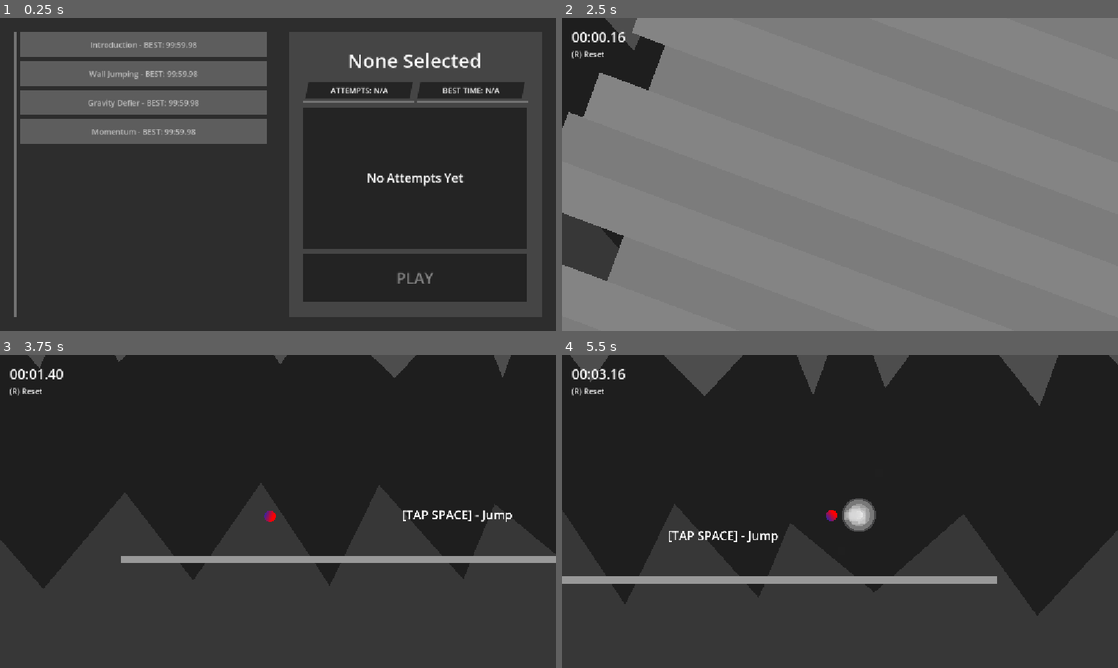
Above: before the commit, frames 1-4 (two rows, left to right).
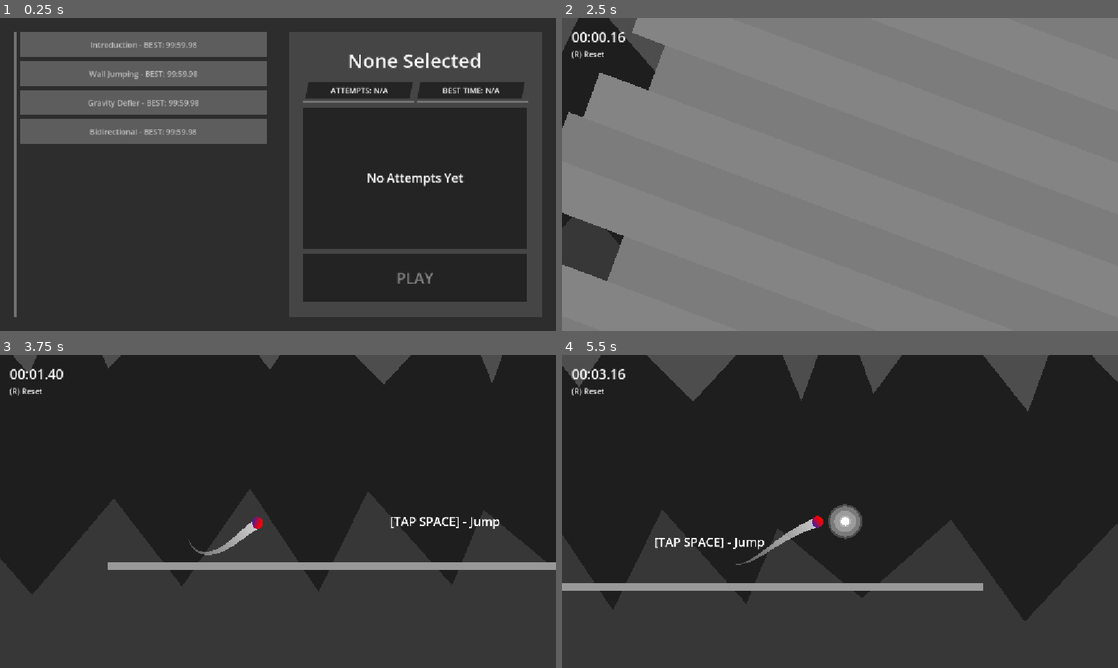
Above: after the commit, the same moments.

Repository: appellatebaton0/wierd-jam
Game: Godot game, scene res://Scenes/Main.tscn
Same seed, same stepped clock (60 frames per second), same inputs: the game is played once before the commit and once after it.
Inputs:
- Up to frame 1 (0.25 s): no input
- Up to frame 2 (2.5 s): click "Introduction - BEST: 99:59.98" at 0.5 s; click "PLAY" at 1.25 s; click "PLAY" at 2 s
- Up to frame 3 (3.75 s): tap Space (Jump) at 2.75, 3.02, 3.5 s; hold W 2.78-3.53 s
- Up to frame 4 (5.5 s): tap Space (Jump) at 3.77, 4.25, 5, 5.27 s; hold W from 4.28 s (still down)

The runs differ from the first frame. In frame 1, 0.2% of the frame differs, in the area x 16-36%, y 35-38%; in frame 2, 0.6%; in frame 3, 9.0%; in frame 4, 11%, in the area x 0-100%, y 0-85%.

Commit message:
h15 - Trails & Particles
Fixed the goal particles, since they were NOT setup right, and made some tweaks to them.
Added a trail to the player, to emphasize its movement.

Diff:
--- a/Scenes/BaseLevel.tscn
+++ b/Scenes/BaseLevel.tscn
@@ -6,6 +6,14 @@
 [ext_resource type="PackedScene" uid="uid://dsu8ksqadgaqx" path="res://Scenes/Player.tscn" id="3_vwn5f"]
 [ext_resource type="Script" uid="uid://5v4fcc34jkgn" path="res://Scripts/DeathBorder.gd" id="6_3o770"]
 [ext_resource type="PackedScene" uid="uid://b40yvgijtwdv0" path="res://Scenes/Goal.tscn" id="7_6nn83"]
+[ext_resource type="Script" uid="uid://bd2htsg8qu1b0" path="res://Scripts/PlayerTrail.gd" id="7_yqp1w"]
+
+[sub_resource type="Curve" id="Curve_yqp1w"]
+_data = [Vector2(0, 1), 0.0, -0.8429971, 0, 0, Vector2(0.99081373, 0.020764232), -0.92043436, 0.0, 0, 0]
+point_count = 2
+
+[sub_resource type="Gradient" id="Gradient_yqp1w"]
+colors = PackedColorArray(1, 1, 1, 0.76608187, 1, 1, 1, 0.19824052)
 
 [node name="Level" type="Node" unique_id=1515485159]
 script = ExtResource("1_1hb7a")
@@ -59,6 +67,17 @@
 zoom = Vector2(0.5, 0.5)
 script = ExtResource("2_6nn83")
 
+[node name="PlayerTrail" type="Line2D" parent="." unique_id=2010338108]
+points = PackedVector2Array(-313, 239)
+width = 40.0
+width_curve = SubResource("Curve_yqp1w")
+default_color = Color(1, 1, 1, 0.28235295)
+gradient = SubResource("Gradient_yqp1w")
+joint_mode = 2
+script = ExtResource("7_yqp1w")
+count = 32
+lerp_amount = 0.5
+
 [node name="Player" parent="." unique_id=993666105 instance=ExtResource("3_vwn5f")]
 position = Vector2(217, -906)
 
--- a/Scenes/Goal.tscn
+++ b/Scenes/Goal.tscn
@@ -1,6 +1,34 @@
 [gd_scene format=3 uid="uid://b40yvgijtwdv0"]
 
 [ext_resource type="Script" uid="uid://bhc2qeqhghvs3" path="res://Scripts/Goal.gd" id="1_7hjqj"]
+
+[sub_resource type="Gradient" id="Gradient_7hjqj"]
+offsets = PackedFloat32Array(1)
+colors = PackedColorArray(0.85, 0.85, 0.85, 0.4)
+
+[sub_resource type="GradientTexture2D" id="GradientTexture2D_ugxcw"]
+gradient = SubResource("Gradient_7hjqj")
+width = 32
+height = 32
+
+[sub_resource type="Curve" id="Curve_kmleq"]
+_data = [Vector2(0, 0), 0.0, 0.0, 0, 0, Vector2(0.10942249, 1), 0.0, 0.0, 0, 0, Vector2(0.5851064, 0.7485269), -1.1981006, -1.1981006, 0, 0, Vector2(1, 0), 0.0, 0.0, 0, 0]
+point_count = 4
+
+[sub_resource type="CurveTexture" id="CurveTexture_hlgd5"]
+curve = SubResource("Curve_kmleq")
+
+[sub_resource type="ParticleProcessMaterial" id="ParticleProcessMaterial_fn8i1"]
+particle_flag_disable_z = true
+spread = 180.0
+initial_velocity_min = 465.84
+initial_velocity_max = 903.0
+orbit_velocity_min = 0.0660001
+orbit_velocity_max = 0.1970001
+gravity = Vector3(0, 0, 0)
+damping_min = 20.0
+damping_max = 20.0
+alpha_curve = SubResource("CurveTexture_hlgd5")
 
 [sub_resource type="Shader" id="Shader_ttkpa"]
 code = "shader_type canvas_item;
@@ -99,34 +127,20 @@
 [sub_resource type="CircleShape2D" id="CircleShape2D_6nn83"]
 radius = 45.044422
 
-[sub_resource type="Gradient" id="Gradient_7hjqj"]
-offsets = PackedFloat32Array(1)
-colors = PackedColorArray(0.85, 0.85, 0.85, 0.4)
-
-[sub_resource type="GradientTexture2D" id="GradientTexture2D_ugxcw"]
-gradient = SubResource("Gradient_7hjqj")
-width = 32
-height = 32
-
-[sub_resource type="Curve" id="Curve_kmleq"]
-_data = [Vector2(0, 0), 0.0, 0.0, 0, 0, Vector2(0.10942249, 1), 0.0, 0.0, 0, 0, Vector2(0.5851064, 0.7485269), -1.1981006, -1.1981006, 0, 0, Vector2(1, 0), 0.0, 0.0, 0, 0]
-point_count = 4
-
-[sub_resource type="CurveTexture" id="CurveTexture_hlgd5"]
-curve = SubResource("Curve_kmleq")
-
-[sub_resource type="ParticleProcessMaterial" id="ParticleProcessMaterial_fn8i1"]
-particle_flag_disable_z = true
-spread = 180.0
-initial_velocity_min = 106.56
-initial_velocity_max = 301.91
-gravity = Vector3(0, 0, 0)
-alpha_curve = SubResource("CurveTexture_hlgd5")
-
 [node name="Goal" type="Area2D" unique_id=347924917]
 collision_layer = 8
 collision_mask = 2
 script = ExtResource("1_7hjqj")
+
+[node name="Touch" type="GPUParticles2D" parent="." unique_id=1138650792]
+unique_name_in_owner = true
+emitting = false
+amount = 128
+texture = SubResource("GradientTexture2D_ugxcw")
+lifetime = 2.0
+one_shot = true
+explosiveness = 0.9
+process_material = SubResource("ParticleProcessMaterial_fn8i1")
 
 [node name="Sprite2D" type="Sprite2D" parent="." unique_id=2032600080]
 material = SubResource("ShaderMaterial_gipfo")
@@ -143,12 +157,4 @@
 [node name="CollisionShape2D" type="CollisionShape2D" parent="." unique_id=2116650374]
 shape = SubResource("CircleShape2D_6nn83")
 
-[node name="Touch" type="GPUParticles2D" parent="." unique_id=1138650792]
-unique_name_in_owner = true
-amount = 32
-texture = SubResource("GradientTexture2D_ugxcw")
-lifetime = 1.5
-explosiveness = 0.8
-process_material = SubResource("ParticleProcessMaterial_fn8i1")
-
 [connection signal="body_entered" from="." to="." method="_on_body_entered"]
--- /dev/null
+++ b/Scenes/Levels/Bidirectional.tscn
@@ -0,0 +1,78 @@
+[gd_scene format=3 uid="uid://cae3vv3qbxj80"]
+
+[ext_resource type="PackedScene" uid="uid://bp4ot4t75mw16" path="res://Scenes/BaseLevel.tscn" id="1_1offj"]
+[ext_resource type="PackedScene" uid="uid://dffj877vhhx4u" path="res://Scenes/LongRail.tscn" id="2_1kulb"]
+[ext_resource type="PackedScene" uid="uid://c83kcii5cge5" path="res://Scenes/ShortRail.tscn" id="3_ukn1q"]
+
+[node name="Level" unique_id=1515485159 instance=ExtResource("1_1offj")]
+index = 4
+
+[node name="Player" parent="." index="5" unique_id=993666105]
+position = Vector2(-1239, -629.00006)
+
+[node name="Goal" parent="." index="7" unique_id=347924917]
+position = Vector2(938, -92)
+
+[node name="LongRail" parent="." index="8" unique_id=1357488898 instance=ExtResource("2_1kulb")]
+position = Vector2(-1240, -101.99997)
+rotation = 0.7853982
+
+[node name="LongRail2" parent="." index="9" unique_id=821557253 instance=ExtResource("2_1kulb")]
+position = Vector2(-816, 75)
+
+[node name="LongRail3" parent="." index="10" unique_id=648219631 instance=ExtResource("2_1kulb")]
+position = Vector2(-313, 75)
+
+[node name="LongRail4" parent="." index="11" unique_id=609312977 instance=ExtResource("2_1kulb")]
+position = Vector2(175, -19.999996)
+rotation = -0.38925168
+
+[node name="LongRail5" parent="." index="12" unique_id=805483998 instance=ExtResource("2_1kulb")]
+position = Vector2(707, -109)
+rotation = 1.5707964
+
+[node name="LongRail6" parent="." index="13" unique_id=1725461868 instance=ExtResource("2_1kulb")]
+position = Vector2(707, -555)
+rotation = 1.5707964
+
+[node name="LongRail7" parent="." index="14" unique_id=1218246099 instance=ExtResource("2_1kulb")]
+position = Vector2(707, 181)
+rotation = 1.5707964
+
+[node name="ShortRail" parent="." index="15" unique_id=1518621753 instance=ExtResource("3_ukn1q")]
+position = Vector2(690, -826.99994)
+rotation = 0.87266463
+
+[node name="ShortRail2" parent="." index="16" unique_id=1443651364 instance=ExtResource("3_ukn1q")]
+position = Vector2(648, -852)
+rotation = 0.17453292
+
+[node name="ShortRail4" parent="." index="17" unique_id=332057658 instance=ExtResource("3_ukn1q")]
+position = Vector2(722, 447.99997)
+rotation = 0.87266463
+
+[node name="ShortRail5" parent="." index="18" unique_id=1146659835 instance=ExtResource("3_ukn1q")]
+position = Vector2(764, 473)
+rotation = 0.17453292
+
+[node name="ShortRail6" parent="." index="19" unique_id=525021814 instance=ExtResource("3_ukn1q")]
+position = Vector2(812, 465)
+rotation = -0.5235988
+
+[node name="ShortRail7" parent="." index="20" unique_id=922344796 instance=ExtResource("3_ukn1q")]
+position = Vector2(844, 428.00003)
+rotation = -1.2217305
+
+[node name="ShortRail8" parent="." index="21" unique_id=1994786896 instance=ExtResource("3_ukn1q")]
+position = Vector2(843.99994, 379.00003)
+rotation = -1.9198622
+
+[node name="Label" type="Label" parent="." index="22" unique_id=1747749717]
+offset_left = 82.0
+offset_top = -354.0
+offset_right = 380.0
+offset_bottom = -241.0
+theme_override_font_sizes/font_size = 40
+text = "HIT THE WALL
+[WHILE FALLING]"
+horizontal_alignment = 1
--- a/Scenes/Levels/Momentum.tscn
+++ /dev/null
@@ -1,50 +0,0 @@
-[gd_scene format=3 uid="uid://d2p1nmbkfogfu"]
-
-[ext_resource type="PackedScene" uid="uid://bp4ot4t75mw16" path="res://Scenes/BaseLevel.tscn" id="1_cklyt"]
-[ext_resource type="PackedScene" uid="uid://dffj877vhhx4u" path="res://Scenes/LongRail.tscn" id="2_bbf63"]
-[ext_resource type="PackedScene" uid="uid://c83kcii5cge5" path="res://Scenes/ShortRail.tscn" id="3_11pq3"]
-
-[node name="Level" unique_id=1515485159 instance=ExtResource("1_cklyt")]
-index = 3
-
-[node name="Player" parent="." index="4" unique_id=993666105]
-position = Vector2(-2086, -1033)
-
-[node name="Goal" parent="." index="6" unique_id=347924917]
-position = Vector2(-2082, -1196)
-
-[node name="LongRail2" parent="." index="7" unique_id=273301631 instance=ExtResource("2_bbf63")]
-position = Vector2(-2154.9998, -664)
-rotation = 1.5597284
-
-[node name="LongRail3" parent="." index="8" unique_id=209115544 instance=ExtResource("2_bbf63")]
-position = Vector2(-1957.0002, -230.0001)
-rotation = 0.7417594
-
-[node name="LongRail4" parent="." index="9" unique_id=1414895892 instance=ExtResource("2_bbf63")]
-position = Vector2(-1507, -60)
-
-[node name="LongRail5" parent="." index="10" unique_id=2036857155 instance=ExtResource("2_bbf63")]
-position = Vector2(-1006, -60)
-
-[node name="LongRail6" parent="." index="11" unique_id=1159794723 instance=ExtResource("2_bbf63")]
-position = Vector2(-496, -60)
-
-[node name="ShortRail" parent="." index="12" unique_id=1206965029 instance=ExtResource("3_11pq3")]
-position = Vector2(-208, -60)
-
-[node name="ShortRail2" parent="." index="13" unique_id=1938609536 instance=ExtResource("3_11pq3")]
-position = Vector2(-140, -75)
-rotation = -0.43633232
-
-[node name="ShortRail3" parent="." index="14" unique_id=2110785481 instance=ExtResource("3_11pq3")]
-position = Vector2(-85, -117)
-rotation = -0.87266463
-
-[node name="ShortRail4" parent="." index="15" unique_id=1505228364 instance=ExtResource("3_11pq3")]
-position = Vector2(-52.999996, -177.99998)
-rotation = -1.3089969
-
-[node name="ShortRail5" parent="." index="16" unique_id=699513439 instance=ExtResource("3_11pq3")]
-position = Vector2(-44, -245)
-rotation = -1.5707964
--- a/Scripts/Camera.gd
+++ b/Scripts/Camera.gd
@@ -4,9 +4,14 @@
 
 # Called when the node enters the scene tree for the first time.
 func _ready() -> void:
-	pass # Replace with function body.
 
+	Global.reset_level.connect(_on_reset)
+	_on_reset()
 
 # Called every frame. 'delta' is the elapsed time since the previous frame.
 func _process(_delta: float) -> void:
-	global_position = lerp(global_position, player.global_position + (0.2 * player.velocity), 0.1)
+	global_position = lerp(global_position, player.global_position + (0.3 * player.velocity), 0.09)
+
+func _on_reset():
+	print("R")
+	global_position = player.global_position
--- a/Scripts/Player.gd
+++ b/Scripts/Player.gd
@@ -28,6 +28,8 @@
 	jump_buffering = move_toward(jump_buffering, 0, delta)
 	if Input.is_action_just_pressed("Jump"): jump_buffering = JUMP_BUFFER
 
+	velocity += get_gravity() * delta
+
 	# Grinding
 	if snapped_to:
 		velocity = direction * max(grind_speed, on_snap_mag)
@@ -52,7 +54,7 @@
 
 	# Freefall
 	else:
-		velocity += get_gravity() * delta
+
 
 		# Set the current direction to the velocity (automatically normalized).
 		direction = velocity
--- /dev/null
+++ b/Scripts/PlayerTrail.gd
@@ -0,0 +1,29 @@
+class_name PlayerTrail extends Line2D
+# Handles making a trail to follow after the player
+
+@onready var player:Player = get_tree().get_first_node_in_group("Player")
+
+@export var count       := 5
+@export var lerp_amount := 0.3
+
+# Called when the node enters the scene tree for the first time.
+func _ready() -> void:
+	Global.reset_level.connect(_on_reset)
+	_on_reset()
+
+
+# Called every frame. 'delta' is the elapsed time since the previous frame.
+func _process(delta: float) -> void:
+
+	for i in range(len(points)):
+		if i == 0:
+			set_point_position(i, lerp(get_point_position(i), p(), 1.0))
+		else:
+			set_point_position(i, lerp(get_point_position(i), get_point_position(i - 1), lerp_amount))
+
+func _on_reset():
+	clear_points()
+	for i in range(count):
+		add_point(p())
+
+func p() -> Vector2: return to_local(player.global_position)
Not shown, added: Scripts/PlayerTrail.gd.uid
